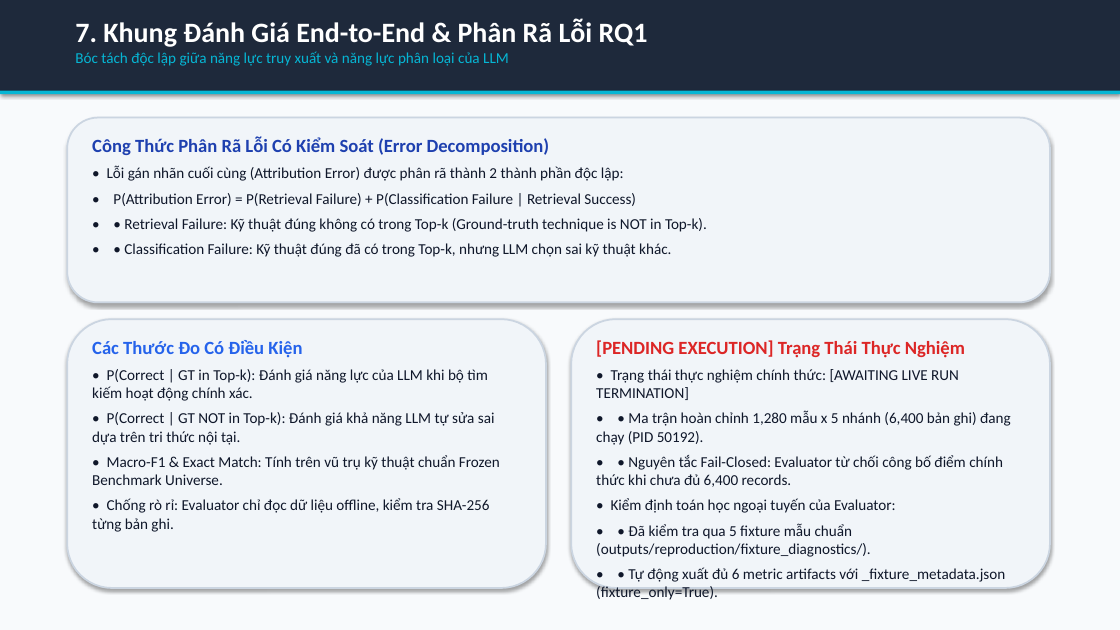
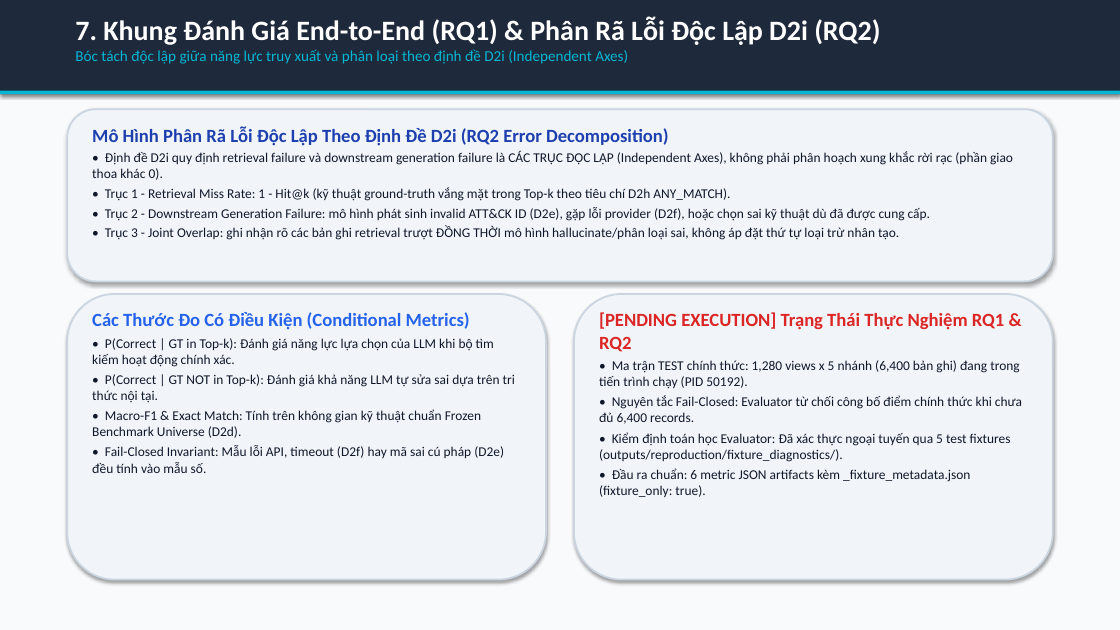
Before and after one commit to habachcp6/RAG2ATTCK, a slide deck: slide 8 of docs/presentation/slides.pptx. Drawn at 1120x630 pixels with LibreOffice and Linux fonts; fonts in the diff are those of the drawing. Boxes give left, top, right and bottom in pixels: in the first picture for what was removed or moved away, otherwise in the second. Text is boxed around its words. In the diff, an @@ line names an element or a change of style, - is before the commit and + after.

Commit message:
fix(presentation): execute CD_RENDER_REPAIR for D2i error axes, geometry overflow, and tone hygiene

```diff
--- a/docs/presentation/slides.pptx
+++ b/docs/presentation/slides.pptx
@@ text at (75,17,880,64): text changed @@
-7. Khung Đánh Giá End-to-End & Phân Rã Lỗi RQ1
-Bóc tách độc lập giữa năng lực truy xuất và năng lực phân loại của LLM
+7. Khung Đánh Giá End-to-End (RQ1) & Phân Rã Lỗi Độc Lập D2i (RQ2)
+Bóc tách độc lập giữa năng lực truy xuất và phân loại theo định đề D2i (Independent Axes)
@@ rounded rectangle: place and size @@
-rounded rectangle at (67,118,1050,302)
+rounded rectangle at (67,109,1053,281)
@@ text at (92,126,1013,240): text changed; size 13 to 11.5 pt @@
-Công Thức Phân Rã Lỗi Có Kiểm Soát (Error Decomposition)
-• Lỗi gán nhãn cuối cùng (Attribution Error) được phân rã thành 2 thành phần độc lập:
-• P(Attribution Error) = P(Retrieval Failure) + P(Classification Failure | Retrieval Success)
-• • Retrieval Failure: Kỹ thuật đúng không có trong Top-k (Ground-truth technique is NOT in Top-k).
-• • Classification Failure: Kỹ thuật đúng đã có trong Top-k, nhưng LLM chọn sai kỹ thuật khác.
+Mô Hình Phân Rã Lỗi Độc Lập Theo Định Đề D2i (RQ2 Error Decomposition)
+• Định đề D2i quy định retrieval failure và downstream generation failure là CÁC TRỤC ĐỘC LẬP (Independent Axes), không phải phân hoạch xung khắc rời rạc (phần giao thoa khác 0).
+• Trục 1 - Retrieval Miss Rate: 1 - Hit@k (kỹ thuật ground-truth vắng mặt trong Top-k theo tiêu chí D2h ANY_MATCH).
+• Trục 2 - Downstream Generation Failure: mô hình phát sinh invalid ATT&CK ID (D2e), gặp lỗi provider (D2f), hoặc chọn sai kỹ thuật dù đã được cung cấp.
+• Trục 3 - Joint Overlap: ghi nhận rõ các bản ghi retrieval trượt ĐỒNG THỜI mô hình hallucinate/phân loại sai, không áp đặt thứ tự loại trừ nhân tạo.
@@ rounded rectangle: place and size @@
-rounded rectangle at (67,319,546,588)
+rounded rectangle at (67,294,546,580)
@@ rounded rectangle: place and size @@
-rounded rectangle at (571,319,1050,588)
+rounded rectangle at (574,294,1053,580)
@@ text "Các Thước Đo Có Điều ...": place and size @@
-text "Các Thước Đo Có Điều ..." at (92,340,500,532)
+text "Các Thước Đo Có Điều ..." at (92,312,515,473)
@@ text at (92,312,494,367): text changed; size 13 to 11.5 pt @@
-Các Thước Đo Có Điều Kiện
-• P(Correct | GT in Top-k): Đánh giá năng lực của LLM khi bộ tìm kiếm hoạt động chính xác.
+Các Thước Đo Có Điều Kiện (Conditional Metrics)
+• P(Correct | GT in Top-k): Đánh giá năng lực lựa chọn của LLM khi bộ tìm kiếm hoạt động chính xác.
@@ text at (599,312,1022,497): text changed; size 13 to 11.5 pt @@
-[PENDING EXECUTION] Trạng Thái Thực Nghiệm
-• Trạng thái thực nghiệm chính thức: [AWAITING LIVE RUN TERMINATION]
-• • Ma trận hoàn chỉnh 1,280 mẫu x 5 nhánh (6,400 bản ghi) đang chạy (PID 50192).
-• • Nguyên tắc Fail-Closed: Evaluator từ chối công bố điểm chính thức khi chưa đủ 6,400 records.
-• Kiểm định toán học ngoại tuyến của Evaluator:
-• • Đã kiểm tra qua 5 fixture mẫu chuẩn (outputs/reproduction/fixture_diagnostics/).
-• • Tự động xuất đủ 6 metric artifacts với _fixture_metadata.json (fixture_only=True).
+[PENDING EXECUTION] Trạng Thái Thực Nghiệm RQ1 & RQ2
+• Ma trận TEST chính thức: 1,280 views x 5 nhánh (6,400 bản ghi) đang trong tiến trình chạy (PID 50192).
+• Nguyên tắc Fail-Closed: Evaluator từ chối công bố điểm chính thức khi chưa đủ 6,400 records.
+• Kiểm định toán học Evaluator: Đã xác thực ngoại tuyến qua 5 test fixtures (outputs/reproduction/fixture_diagnostics/).
+• Đầu ra chuẩn: 6 metric JSON artifacts kèm _fixture_metadata.json (fixture_only: true).
@@ text at (92,374,515,402): size 13 to 11.5 pt in "• P(Correct | GT NOT in Top-k): ..."; less space between paragraphs @@
@@ text at (92,409,504,473): text changed; size 13 to 11.5 pt @@
-• Macro-F1 & Exact Match: Tính trên vũ trụ kỹ thuật chuẩn Frozen Benchmark Universe.
-• Chống rò rỉ: Evaluator chỉ đọc dữ liệu offline, kiểm tra SHA-256 từng bản ghi.
+• Macro-F1 & Exact Match: Tính trên không gian kỹ thuật chuẩn Frozen Benchmark Universe (D2d).
+• Fail-Closed Invariant: Mẫu lỗi API, timeout (D2f) hay mã sai cú pháp (D2e) đều tính vào mẫu số.
```
Also in this commit, not shown: 11 other slides changed, 7 other files.
